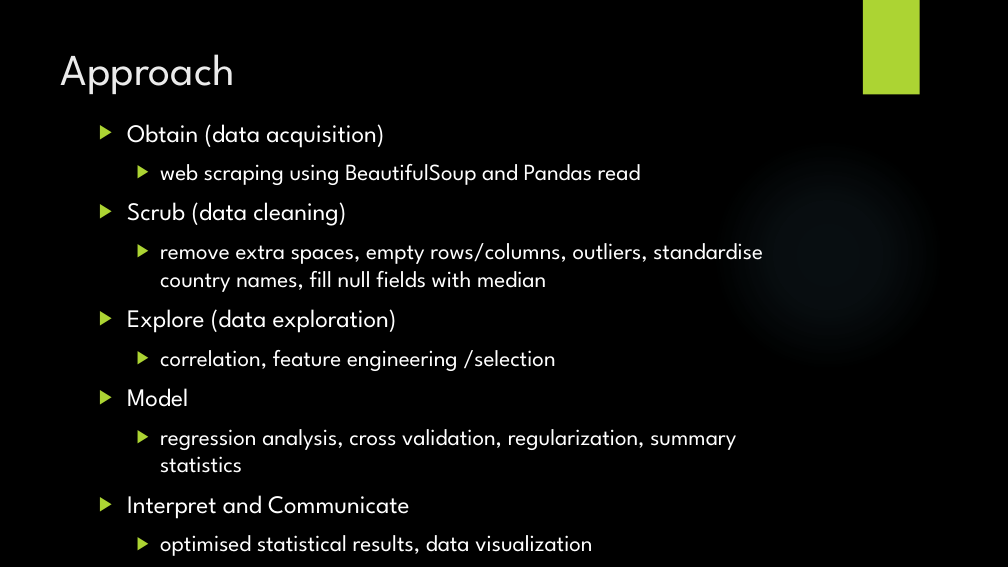
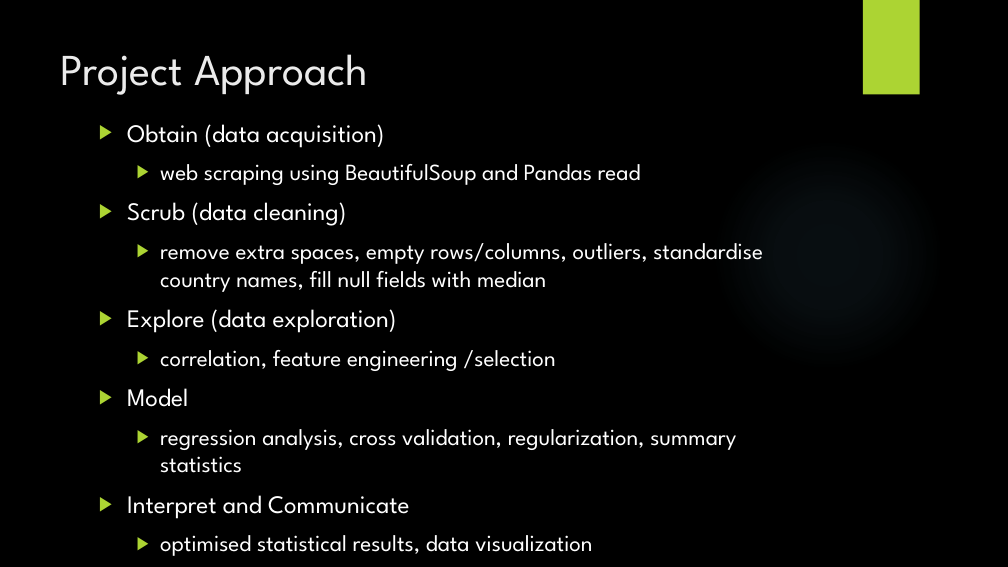
Before and after one commit to JNYH/Project-Luther, a slide deck: slide 28 of RegressionAnalysis.pptx (slide 26 before the commit). Drawn at 1008x567 pixels with LibreOffice and Linux fonts; fonts in the diff are those of the drawing; background and template pictures are left out. Boxes give left, top, right and bottom in pixels: in the first picture for what was removed or moved away, otherwise in the second. Text is boxed around its words. In the diff, an @@ line names an element or a change of style, - is before the commit and + after.

```diff
--- a/RegressionAnalysis.pptx
+++ b/RegressionAnalysis.pptx
@@ title at (61,54,368,95): text changed @@
-Approach
+Project Approach
```
Also in this commit, not shown: 5 other slides changed, 2 slides added.
